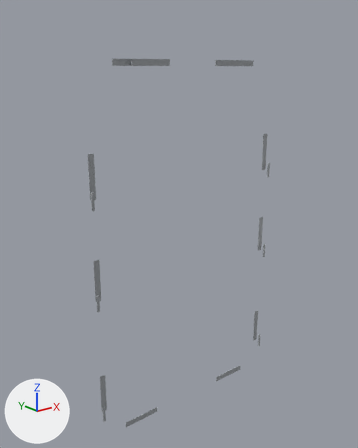
The glTF model assets/enclosure/display-cushioning.glb as it was, and as the next commit left it.
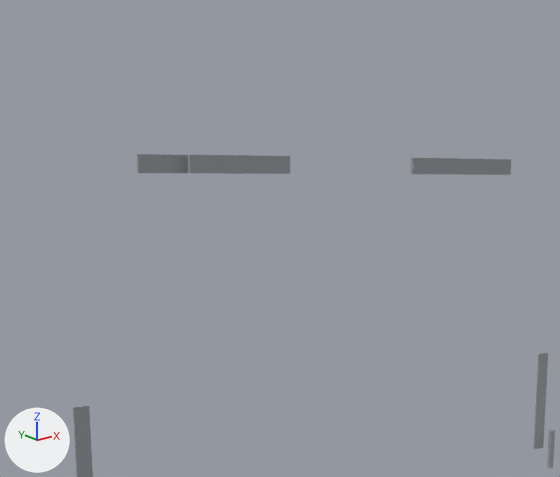
The first picture shows the older version from a 50 mm camera at (-77.6, -88.2, 54.1) aimed at (-2.0, 6.4, 16.3). The close-ups show the older and then the newer version on the part from 17% to 76% of the width and 0% to 40% of the height of that picture. Only the edits that show in the close-ups are written down. The lights are fixed; the arrows at lower left show +X, +Y and +Z.

In view in the first close-up: 'front-screen-pad-2', 'front-screen-pad-5', 'front-screen-pad-7', 'front-screen-pad-9', 'upper-display-pad', 'upper-display-pad.001' and 1 more.
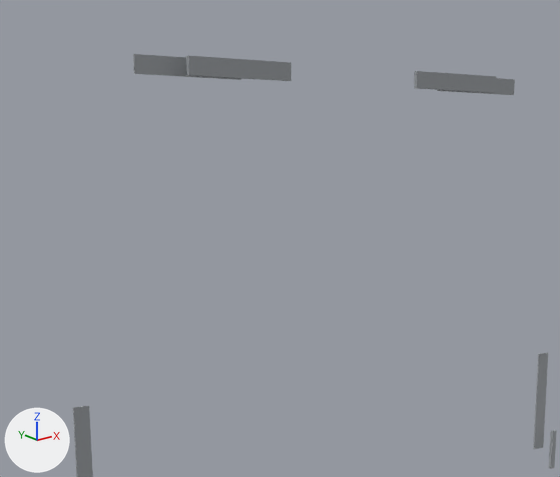
Location of each change, [x1, y1, x2, y2] in pixels of the close-ups (560 x 477 px):
'upper-display-pad', moved
    before: [187, 155, 290, 174]
    after: [186, 56, 291, 81]
'upper-display-pad.001', moved
    before: [411, 158, 492, 175]
    after: [414, 71, 496, 93]
'front-screen-pad-7', moved
    before: [137, 154, 243, 174]
    after: [133, 54, 241, 80]
'front-screen-pad-9', moved
    before: [464, 159, 511, 175]
    after: [437, 78, 515, 95]

Edits to the bpy script that builds the scene:
```text
Change ob_front_screen_pad_7:
    ob_front_screen_pad_7.location: (-16.0, 4.7, 55.4) -> (-16.0, 4.7, 62.6)
Change ob_front_screen_pad_9:
    ob_front_screen_pad_9.location: (16.0, 4.7, 55.4) -> (16.0, 4.7, 62.6)
Change ob_upper_display_pad:
    ob_upper_display_pad.location: (-12.0, 3.6, 55.4) -> (-12.0, 3.4, 62.6)
Change ob_upper_display_pad_001:
    ob_upper_display_pad_001.location: (12.0, 3.6, 55.4) -> (12.0, 3.4, 62.6)
```
